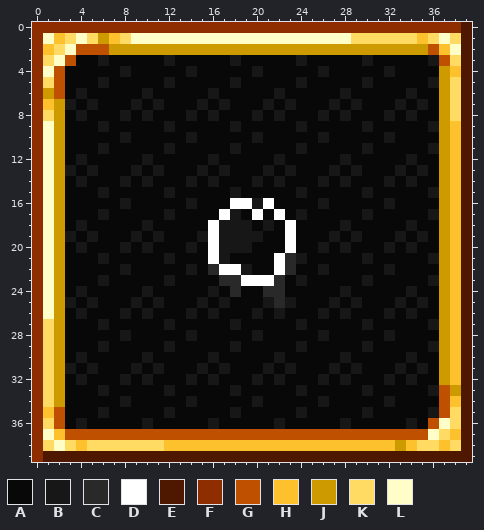
Pixel-art sprite, stored at icon.png. Above is the file before it was changed.
The file is 80x80 pixels, drawn in blocks of 2x2; one block is one cell here. Colours within 5 levels of each other are drawn and written as one.
Palette (. is transparent): A #080808  B #171717  C #292929  D #ffffff  E #4e1800  F #8e2d00  G #bf5000  H #fdc12d  J #cd9a00  K #ffdb63  L #fffec8
Pixels before, first column x 0:
 0 FFFFFFFFFFFFFFFFFFFFFFFFFFFFFFFFFFFFFFFE
 1 FLHKLKJHKLLLLLLLLLLLLLLLLLLLLKKKKKKHKLKE
 2 FHKLGGGJJJJJJJJJJJJJJJJJJJJJJJJJJJJJGHLE
 3 FKLGAABAAAAABAAAAABAAAAABAAAAABAAAAABGKE
 4 FLGAAAAABAAAAABAAAAABAAAAABAAAAABAAAAJHE
 5 FKGAAABAAAAABAAAAABAAAAABAAAAABAAAAABJKE
 6 FJGABAAAAABAAAAABAAAAABAAAAABAAAAABAAJKE
 7 FHJBABAAABABAAABABAAABABAAABABAAABABAJKE
 8 FKJABAAABABAAABABAAABABAAABABAAABABAAJKE
 9 FLJAAABAAAAABAAAAABAAAAABAAAAABAAAAABJHE
10 FLJAAAAABAAAAABAAAAABAAAAABAAAAABAAAAJHE
11 FLJAAABAAAAABAAAAABAAAAABAAAAABAAAAABJHE
12 FLJABAAAAABAAAAABAAAAABAAAAABAAAAABAAJHE
13 FLJBABAAABABAAABABAAABABAAABABAAABABAJHE
14 FLJABAAABABAAABABAAABABAAABABAAABABAAJHE
15 FLJAAABAAAAABAAAAABAAAAABAAAAABAAAAABJHE
16 FLJAAAAABAAAAABAAADDBDAAAABAAAAABAAAAJHE
17 FLJAAABAAAAABAAAADBADADABAAAAABAAAAABJHE
18 FLJABAAAAABAAAAADBBBABADAAAABAAAAABAAJHE
19 FLJBABAAABABAAABDBBBBAADAAABABAAABABAJHE
20 FLJABAAABABAAABADBBBAAADAABABAAABABAAJHE
21 FLJAAABAAAAABAAADBAAAADCBAAAAABAAAAABJHE
22 FLJAAAAABAAAAABACDDBAADCAABAAAAABAAAAJHE
23 FLJAAABAAAAABAAAACCDDDCABAAAAABAAAAABJHE
24 FLJABAAAAABAAAAABACAACCAAAAABAAAAABAAJHE
25 FLJBABAAABABAAABABAAABCBAAABABAAABABAJHE
26 FLJABAAABABAAABABAAABABAAABABAAABABAAJHE
27 FKJAAABAAAAABAAAAABAAAAABAAAAABAAAAABJHE
28 FKJAAAAABAAAAABAAAAABAAAAABAAAAABAAAAJHE
29 FKJAAABAAAAABAAAAABAAAAABAAAAABAAAAABJHE
30 FKJABAAAAABAAAAABAAAAABAAAAABAAAAABAAJHE
31 FKJBABAAABABAAABABAAABABAAABABAAABABAJHE
32 FKJABAAABABAAABABAAABABAAABABAAABABAAJHE
33 FKJAAABAAAAABAAAAABAAAAABAAAAABAAAAABGJE
34 FKJAAAAABAAAAABAAAAABAAAAABAAAAABAAAAGHE
35 FHGAAABAAAAABAAAAABAAAAABAAAAABAAAAABGKE
36 FKGABAAAAABAAAAABAAAAABAAAAABAAAAABAGLKE
37 FLHGGGGGGGGGGGGGGGGGGGGGGGGGGGGGGGGGLKHE
38 FKLKHKKKKKKKHHHHHHHHHHHHHHHHHHHHHJHKKHKE
39 FEEEEEEEEEEEEEEEEEEEEEEEEEEEEEEEEEEEEEEE
After:
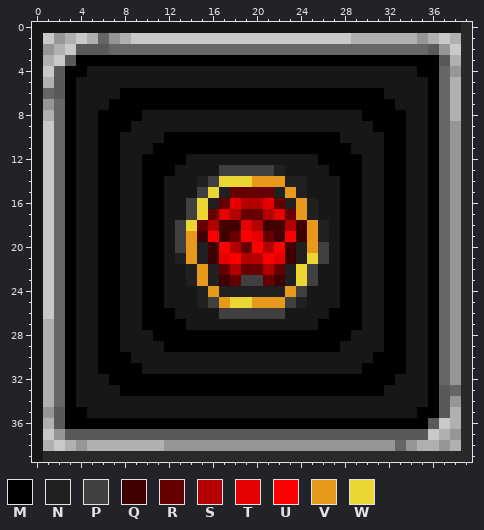
Colours new in this view: M #000000  N #202020  P #404040  Q #400000  R #660000  S #b30000  T #e60000  U #ff0000  V #e7991c  W #ecd633
The exact change:
colour G: #bf5000 -> #595959
colour H: #fdc12d -> #969696
colour J: #cd9a00 -> #666666
colour K: #ffdb63 -> #b0b0b0
colour L: #fffec8 -> #c9c9c9
Changed rows in their new state; - is a pixel that keeps its letter.
first column x 0:
 0 BBBBBBBBBBBBBBBBBBBBBBBBBBBBBBBBBBBBBBBC
 1 B--------------------------------------C
 2 B--------------------------------------C
 3 B---MMMMMMMMMMMMMMMMMMMMMMMMMMMMMMMMM--C
 4 B--MMBBB-BBBBB-BBBBB-BBBBB-BBBBB-BBMM--C
 5 B--MBB-BBBBB-BBBBB-BBBBB-BBBBB-BBBBBM--C
 6 B--M-BBBMMMMMMMMMMMMMMMMMMMMMMMMBB-BM--C
 7 B--MB-BMMMMMMMMMMMMMMMMMMMMMMMMMM-B-M--C
 8 B--M-BMMMM-BBB-B-BBB-B-BBB-B-BMMMM-BM--C
 9 B--MBBMMMBBB-BBBBB-BBBBB-BBBBB-MMMBBM--C
10 B--MBBMM-BBBMMMMMMMMMMMMMMMMBBBBMMBBM--C
11 B--MBBMMBBBMMMMMMMMMMMMMMMMMMB-BMMBBM--C
12 B--M-BMMBBMMMMBB-BBBBB-BBBMMMMBBMM-BM--C
13 B--MB-MMB-MMMBB-BPPPPPN-BBBMMMBBMMB-M--C
14 B--M-BMM-BMMBB-NPWWWVVVNNB-BMMBBMM-BM--C
15 B--MBBMMBBMM-BBPWNRRRRNVNBBBMM-BMMBBM--C
16 B--MBBMM-BMMBBPWNRTSSTRNVN-BMMBBMMBBM--C
17 B--MBBMMBBMM-BPWRTSRRSTRVNBBMM-BMMBBM--C
18 B--M-BMMBBMMBPWRSQQTSQQSQVNBMMBBMM-BM--C
19 B--MB-MMB-MMBPVQUQRUTRQUQVN-MMBBMMB-M--C
20 B--M-BMM-BMMBPVNQUSRUSUQNVPBMMBBMM-BM--C
21 B--MBBMMBBMM-NVNQTUSSUTQNWPBMM-BMMBBM--C
22 B--MBBMM-BMMBBNVNRSRRSRNWP-BMMBBMMBBM--C
23 B--MBBMMBBMM-BNVNQRPPRQNWPBBMM-BMMBBM--C
24 B--M-BMMBBMMBBBNVNNNNNNVPBBBMMBBMM-BM--C
25 B--MB-MMB-MMBBBNPVWWVVVPNBB-MMBBMMB-M--C
26 B--M-BMM-BMMMB-B-PPPPPPBBB-MMMBBMM-BM--C
27 B--MBBMMBBMMMMBBBB-BBBBB-BMMMM-BMMBBM--C
28 B--MBBMM-BBMMMMMMMMMMMMMMMMMMBBBMMBBM--C
29 B--MBBMMBBBBMMMMMMMMMMMMMMMMBB-BMMBBM--C
30 B--M-BMMMB-BBBBB-BBBBB-BBBBB-BBMMM-BM--C
31 B--MB-MMMMB-BBB-B-BBB-B-BBB-B-MMMMB-M--C
32 B--M-BBMMMMMMMMMMMMMMMMMMMMMMMMMMB-BM--C
33 B--MBB-BMMMMMMMMMMMMMMMMMMMMMMMMBBBBM--C
34 B--MBBBB-BBBBB-BBBBB-BBBBB-BBBBB-BBBM--C
35 B--MMB-BBBBB-BBBBB-BBBBB-BBBBB-BBBBMM--C
36 B--MMMMMMMMMMMMMMMMMMMMMMMMMMMMMMMMM---C
37 B--------------------------------------C
38 B--------------------------------------C
39 BCCCCCCCCCCCCCCCCCCCCCCCCCCCCCCCCCCCCCCC
Where, in picture pixels (left, top, right, bottom), the same in both pictures:
changed: (32, 22, 472, 462)
